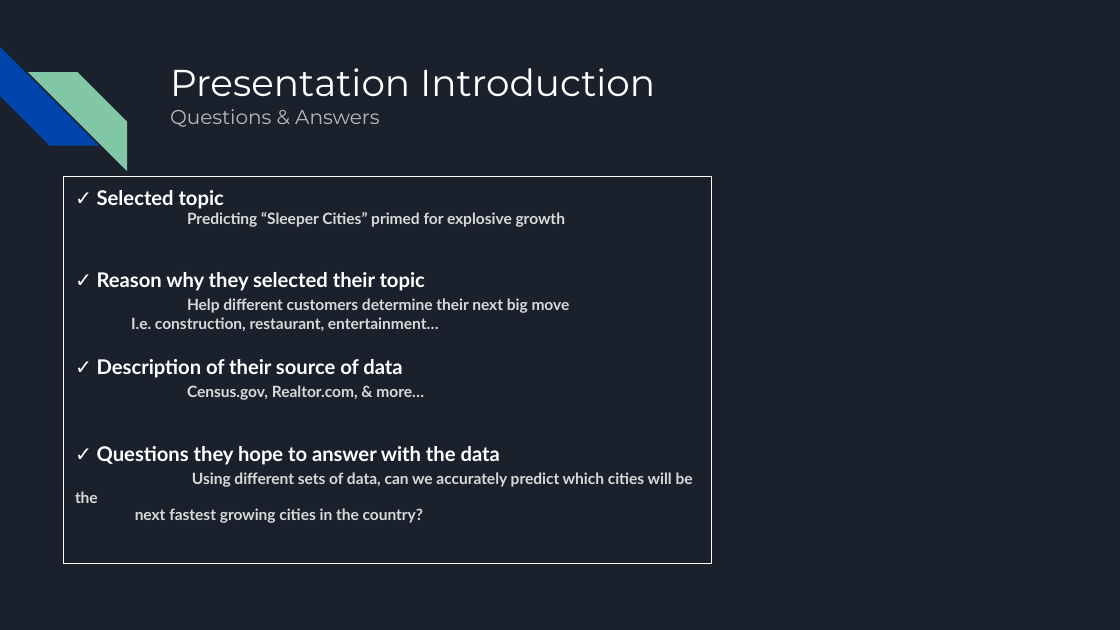
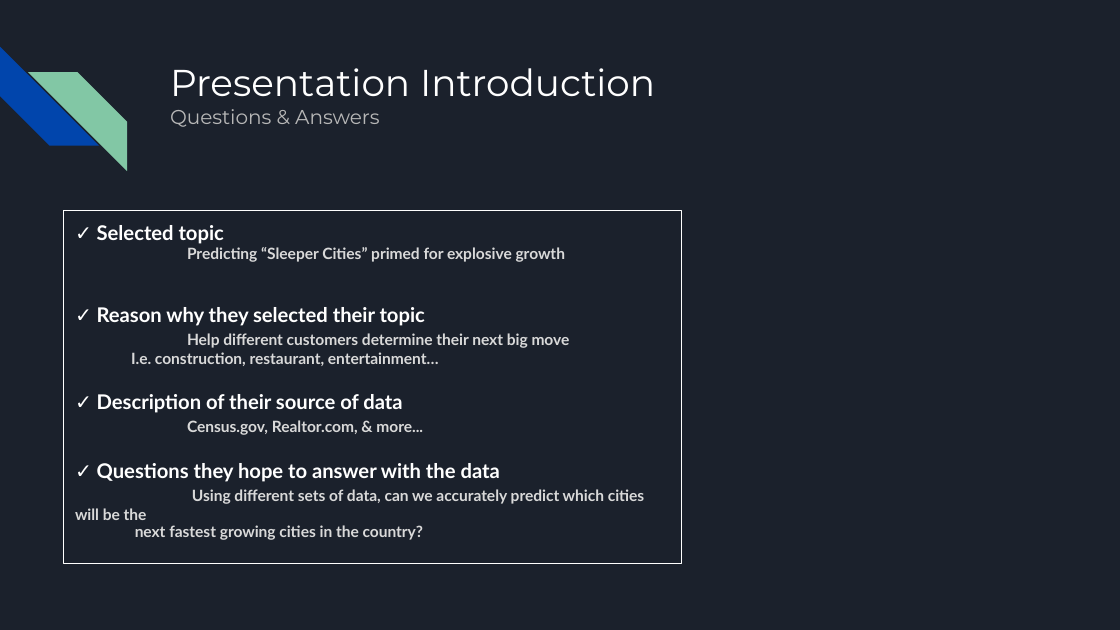
Before and after one commit to marke0816/Sleeper_Cities, a slide deck: slide 2 of Resources/Sleeper_Cities_Analysis.pptx. Drawn at 1120x630 pixels with LibreOffice and Linux fonts; fonts in the diff are those of the drawing. Boxes give left, top, right and bottom in pixels: in the first picture for what was removed or moved away, otherwise in the second. Text is boxed around its words. In the diff, an @@ line names an element or a change of style, - is before the commit and + after.

```diff
--- a/Resources/Sleeper_Cities_Analysis.pptx
+++ b/Resources/Sleeper_Cities_Analysis.pptx
@@ text "✓ Selected topic" resized from (x1=64, y1=176, x2=711, y2=563) to (x1=64, y1=211, x2=681, y2=563) @@
@@ text at (x1=187, y1=420, x2=423, y2=435): text changed @@
-Census.gov, Realtor.com, & more…
+Census.gov, Realtor.com, & more...
```
Also in this commit, not shown: 1 other slide changed, 4 slides removed, 2 other files.
